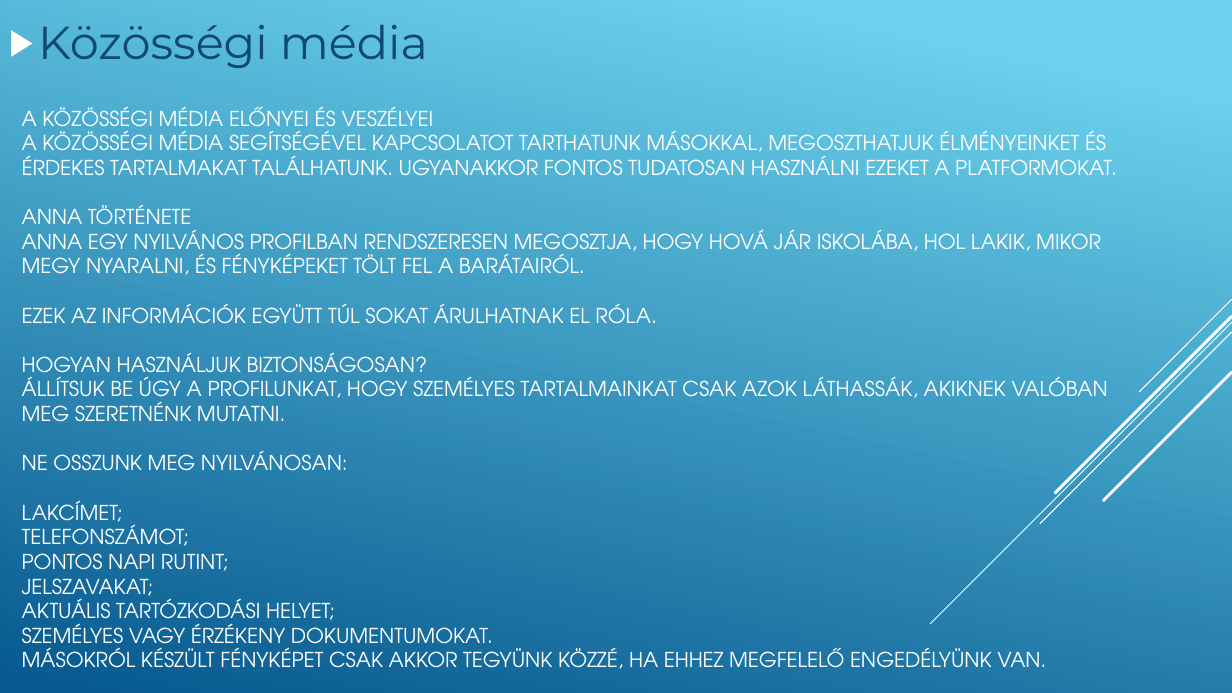
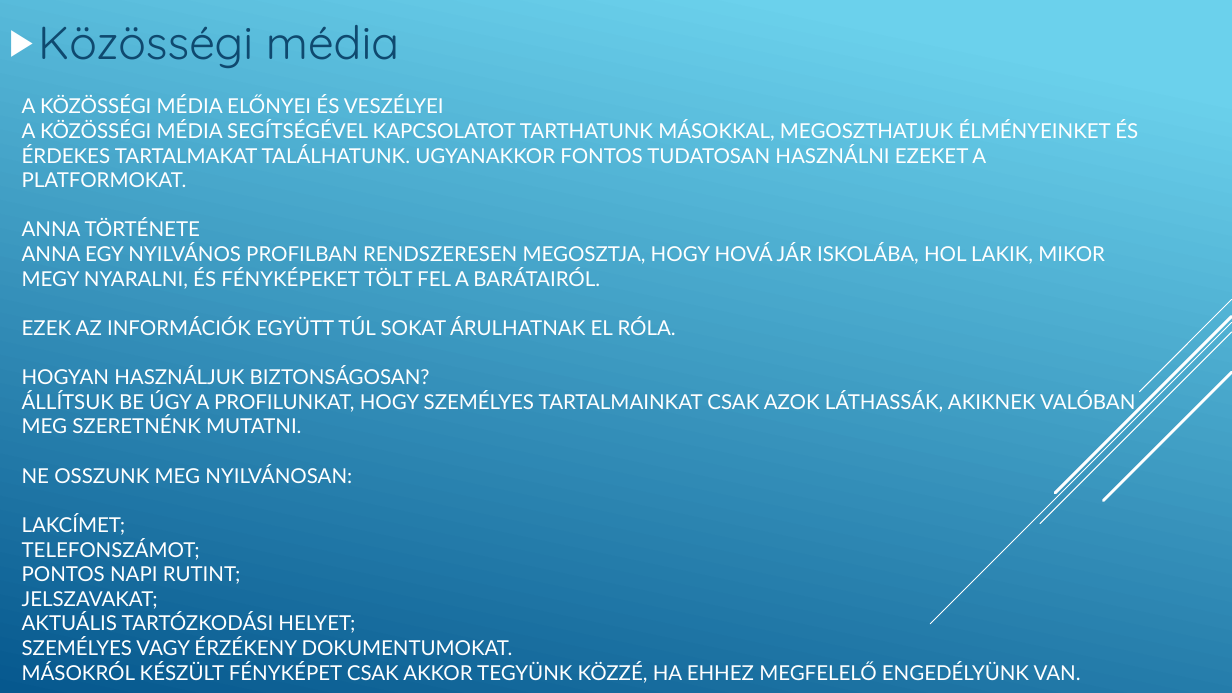
Before and after one commit to Kerozinus/26-27-Szoftver, a slide deck: slide 11 of IKT_SMH/11evfolyam_BiztonsagosCsalad/Biztonságos család az interneten.pptx. Drawn at 1232x693 pixels with LibreOffice and Linux fonts; fonts in the diff are those of the drawing. Boxes give left, top, right and bottom in pixels: in the first picture for what was removed or moved away, otherwise in the second. Text is boxed around its words. In the diff, an @@ line names an element or a change of style, - is before the commit and + after.

```diff
--- a/IKT_SMH/11evfolyam_BiztonsagosCsalad/Biztonságos család az interneten.pptx
+++ b/IKT_SMH/11evfolyam_BiztonsagosCsalad/Biztonságos család az interneten.pptx
@@ text "Közösségi média" at [38, 25, 399, 68]: font Montserrat to Quicksand @@
@@ title "A KÖZÖSSÉGI MÉDIA ELŐNYEI ÉS ..." at [22, 96, 1138, 683]: font TeX Gyre Adventor to Lato @@
```
Also in this commit, not shown: 13 other slides changed, 1 slide added, 1 other file.
